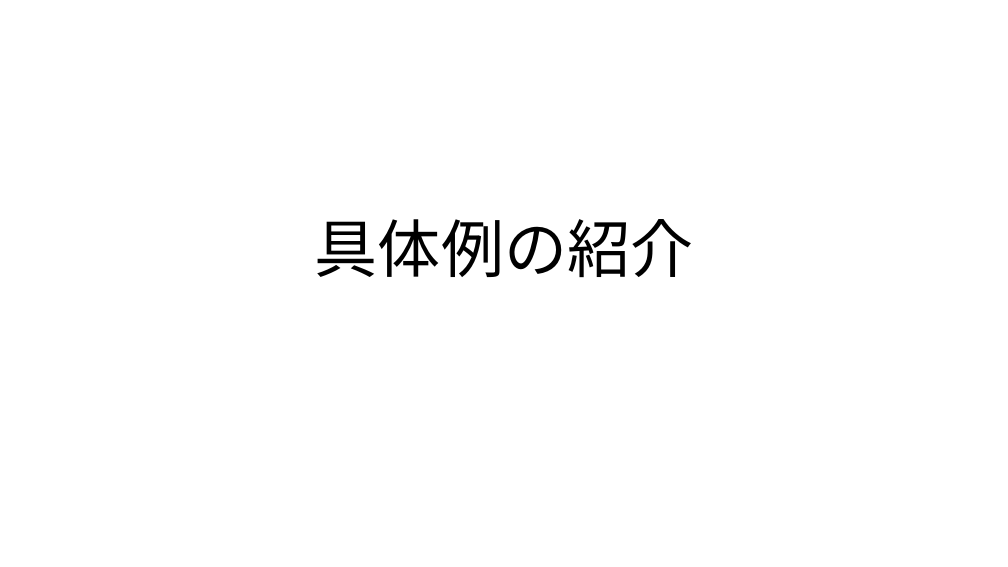
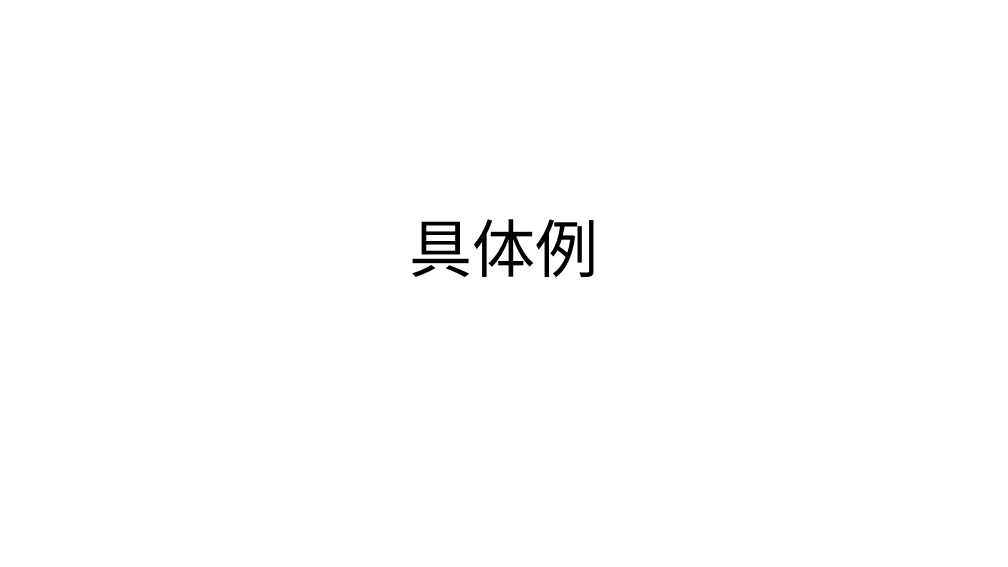
Before and after one commit to erevest-cobalt/3pro, a slide deck: slide 12 of 統計データの可視化.pptx. Drawn at 1008x567 pixels with LibreOffice and Linux fonts; fonts in the diff are those of the drawing. Boxes give left, top, right and bottom in pixels: in the first picture for what was removed or moved away, otherwise in the second. Text is boxed around its words. In the diff, an @@ line names an element or a change of style, - is before the commit and + after.

```diff
--- a/統計データの可視化.pptx
+++ b/統計データの可視化.pptx
@@ title at box(409, 219, 598, 277): text changed @@
-具体例の紹介
+具体例
```
